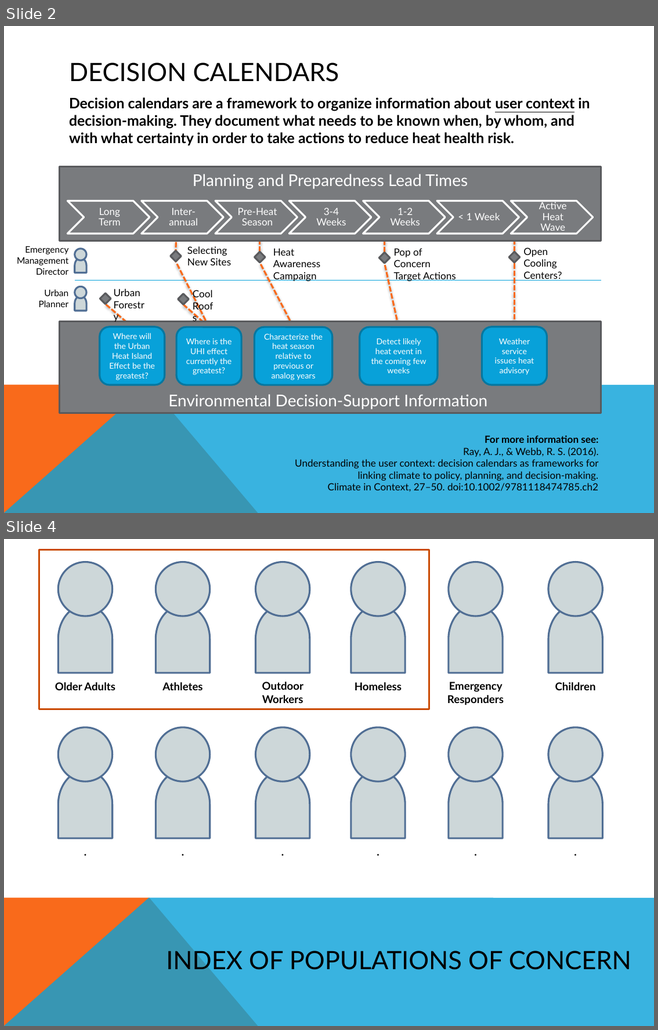
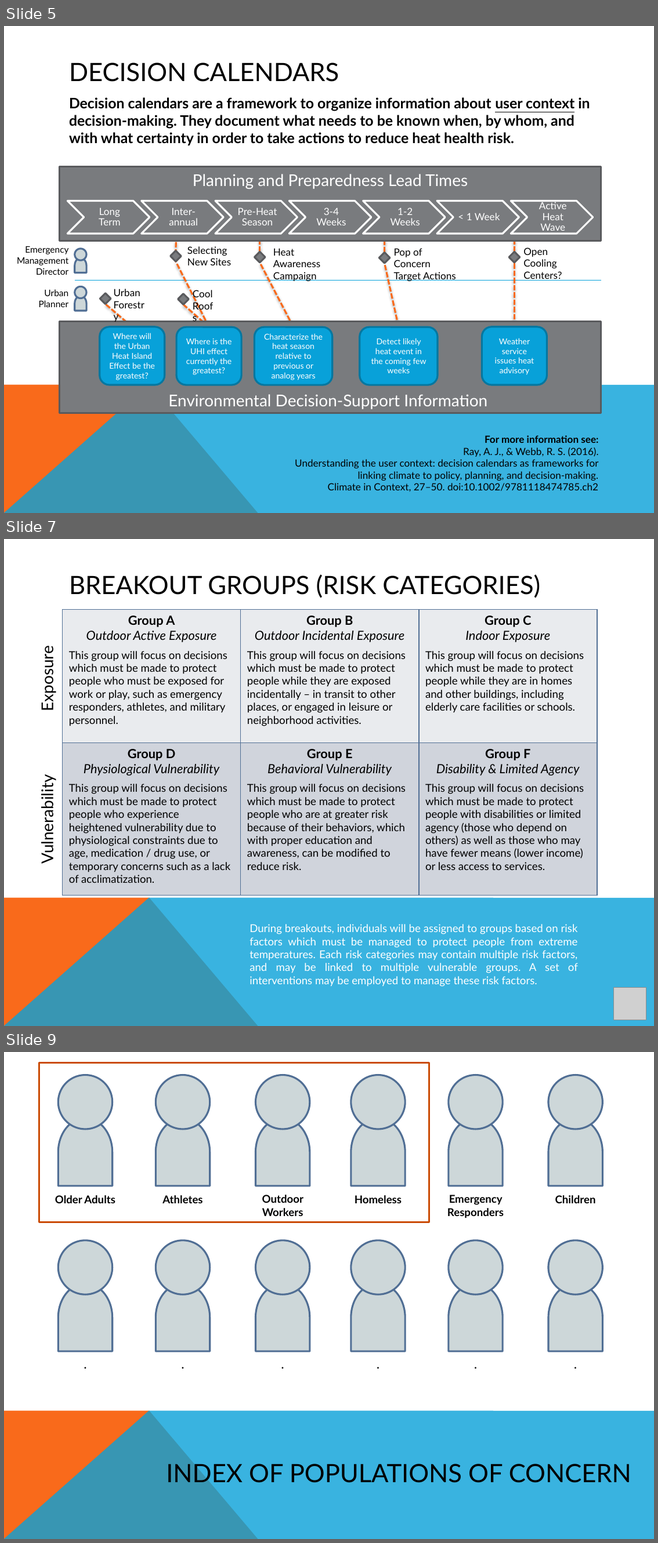
Before and after one commit to hunterjonesm/NIHHIS-Northeast, a slide deck: NIHHIS Use Cases Draft Process Document.pptx. Shown one above the other, each under a label of ours: slides 2 and 4 before the commit, slides 5, 7 and 9 after it; the slides between them are not shown. The pictures are 658x1030 and 658x1543 pixels, drawn with LibreOffice and Linux fonts; fonts in the diff are those of the drawing; grey boxes stand for pictures. Boxes give left, top, right and bottom in pixels: in the first picture for what was removed or moved away, otherwise in the second. Text is boxed around its words. In the diff, an @@ line names an element or a change of style, - is before the commit and + after.

```diff
--- a/NIHHIS Use Cases Draft Process Document.pptx
+++ b/NIHHIS Use Cases Draft Process Document.pptx
@@ slide 7 added at [4,539,654,1026], background #FFFFFF; not listed: 2 template elements that a slide beside it also shows @@
@@ title added at [69,574,540,598], 28 pt, text #000000 @@
+BREAKOUT GROUPS (RISK CATEGORIES)
@@ table added at [63,609,596,895], 2 rows, 3 columns @@
+Group A / Outdoor Active Exposure / This group will focus on decisions which must be made to protect people who must be exposed for work or play, such as emergency responders, athletes, and military personnel. | Group B / Outdoor Incidental Exposure / This group will focus on decisions which must be made to protect people while they are exposed incidentally – in transit to other places, or engaged in leisure or neighborhood activities. | Group C / Indoor Exposure / This group will focus on decisions which must be made to protect people while they are in homes and other buildings, including elderly care facilities or schools.
+Group D / Physiological Vulnerability / This group will focus on decisions which must be made to protect people who experience heightened vulnerability due to physiological constraints due to age, medication / drug use, or temporary concerns such as a lack of acclimatization. | Group E / Behavioral Vulnerability / This group will focus on decisions which must be made to protect people who are at greater risk because of their behaviors, which with proper education and awareness, can be modified to reduce risk. | Group F / Disability & Limited Agency / This group will focus on decisions which must be made to protect people with disabilities or limited agency (those who depend on others) as well as those who may have fewer means (lower income) or less access to services.
@@ text added at [37,652,57,710], 18 pt, text #000000 @@
+Exposure
@@ text added at [37,783,57,861], 18 pt, text #000000 @@
+Vulnerability
@@ text added at [249,924,578,987], 12 pt, text #FFFFFF @@
+During breakouts, individuals will be assigned to groups based on risk factors which must be managed to protect people from extreme temperatures. Each risk categories may contain multiple risk factors, and may be linked to multiple vulnerable groups. A set of interventions may be employed to manage these risk factors.
@@ picture added at [614,988,646,1020] @@
@@ what was slide 2 is now slide 5 @@
@@ what was slide 4 is now slide 9 @@
```
Also in this commit, not shown: 4 slides changed, 9 other slides added.
